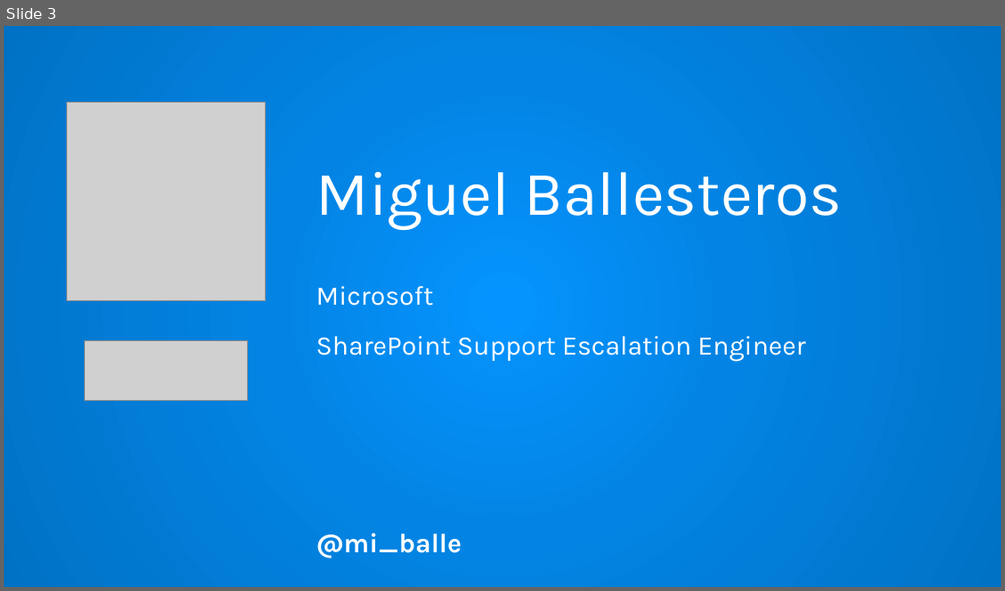
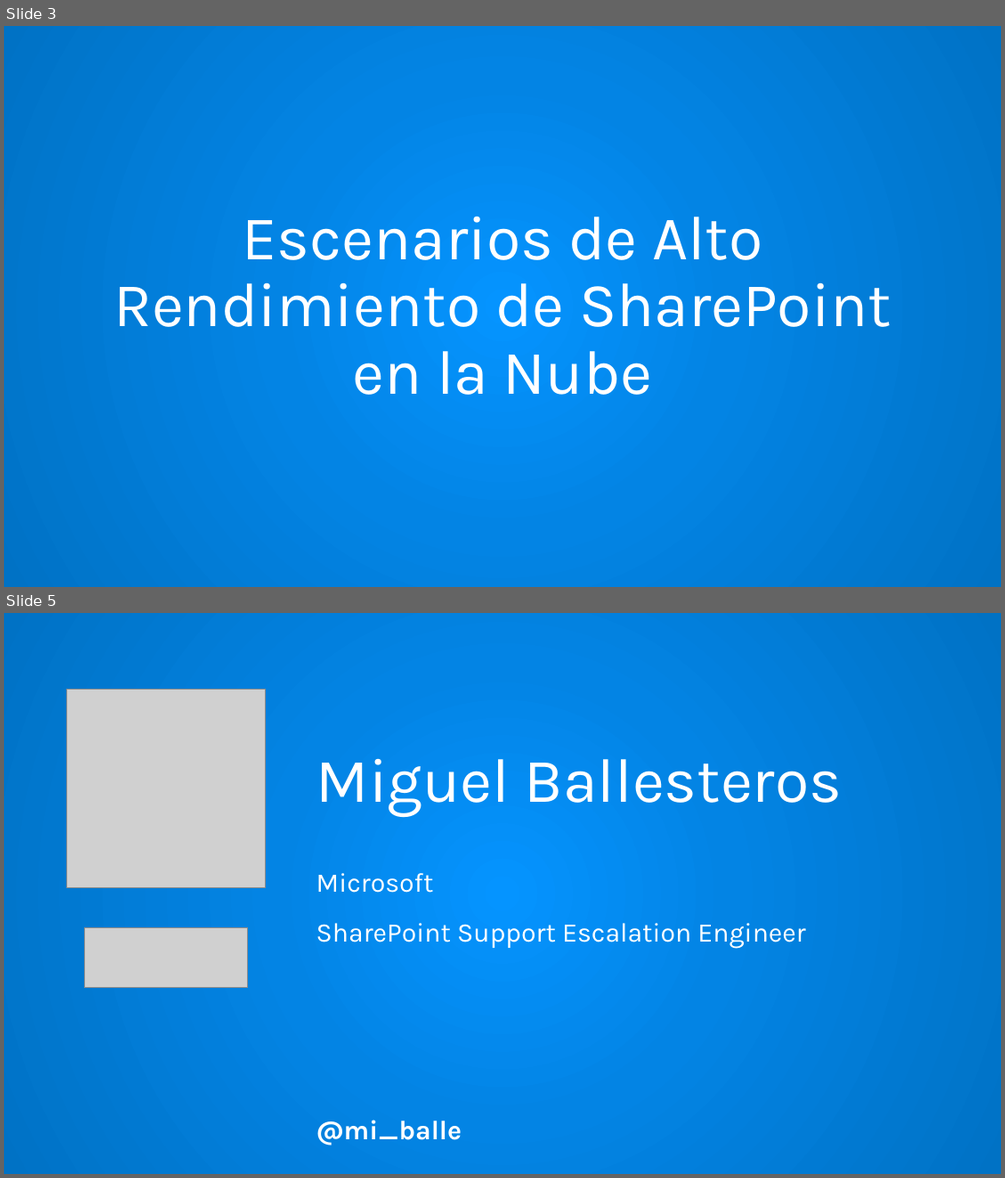
Before and after one commit to IberianSPC/Sessions2015, a slide deck: Build and intelligent Cloud/Miguel Ballesteros - Escenarios Alto Rendimiento para SPO.pptx. Shown one above the other, each under a label of ours: slide 3 before the commit, slides 3 and 5 after it; the slides between them are not shown. The pictures are 1005x591 and 1005x1178 pixels, drawn with LibreOffice and Linux fonts; fonts in the diff are those of the drawing; grey boxes stand for pictures; background and template pictures are left out. Boxes give left, top, right and bottom in pixels: in the first picture for what was removed or moved away, otherwise in the second. Text is boxed around its words. In the diff, an @@ line names an element or a change of style, - is before the commit and + after.

```diff
--- a/Build and intelligent Cloud/Miguel Ballesteros - Escenarios Alto Rendimiento para SPO.pptx
+++ b/Build and intelligent Cloud/Miguel Ballesteros - Escenarios Alto Rendimiento para SPO.pptx
@@ slide 3 added at [4, 26, 1001, 587], background gradient #0594FF to #0384E4 to #0072C5 @@
@@ title added at [113, 216, 891, 394], 60 pt, text #FFFFFF @@
+Escenarios de Alto Rendimiento de SharePoint en la Nube
@@ what was slide 3 is now slide 5 @@
```
Also in this commit, not shown: 6 slides changed, 3 other slides added.
